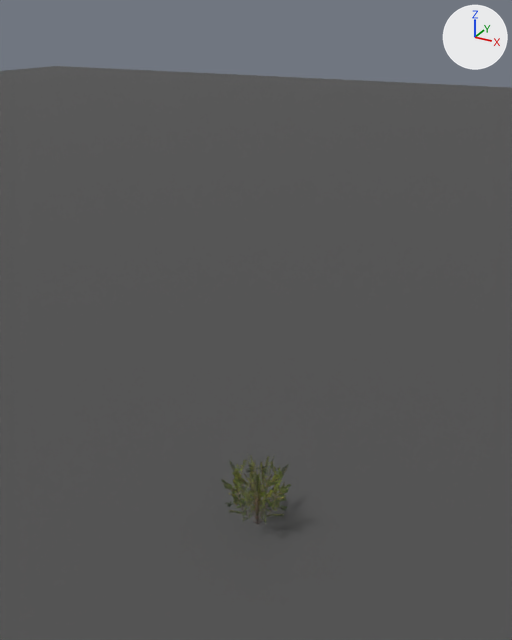
The Blender file pixelated_night/scene.blend, before and after one commit.
One viewpoint serves both versions: a camera (50 mm lens) standing at (6.0, -10.97, 10.36) and looking at (-0.01, -0.04, 4.9). The lights are fixed; the arrows at upper right show +X, +Y and +Z.

The first picture shows 'bush', 'ground'.
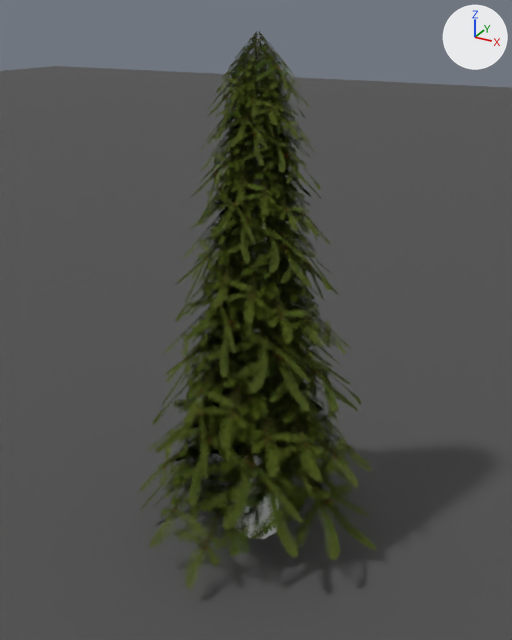
What differs and where, as boxes (x1, y1, x2, y2) in the pictures (512 x 640 px):
'tree', shown (green): after (139, 31, 376, 590)
'bush', hidden (yellow): before (222, 453, 291, 524)

Patch to the scene script:
```diff
--- a/pixelated_night/scene.blend.py
+++ b/pixelated_night/scene.blend.py
@@ ob_bush @@
 ob_bush.location = (0.0, 0.0, 0.0)
+ob_bush.hide_set(True)
@@ ob_tree @@
 ob_tree.location = (0.0, 0.0, 0.0)
-ob_tree.hide_set(True)
```
